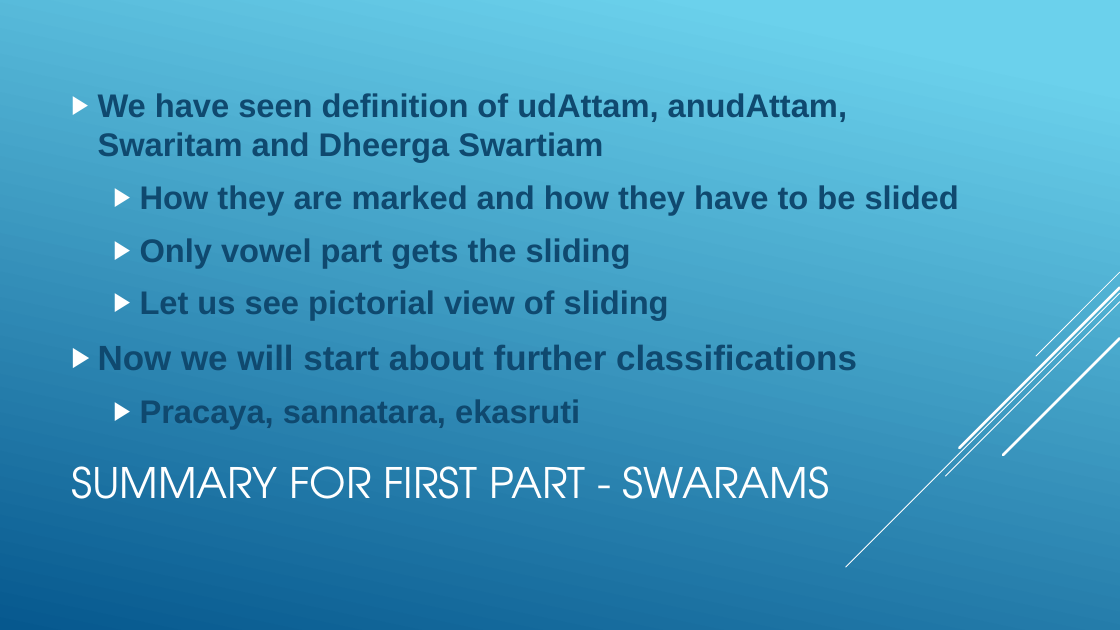
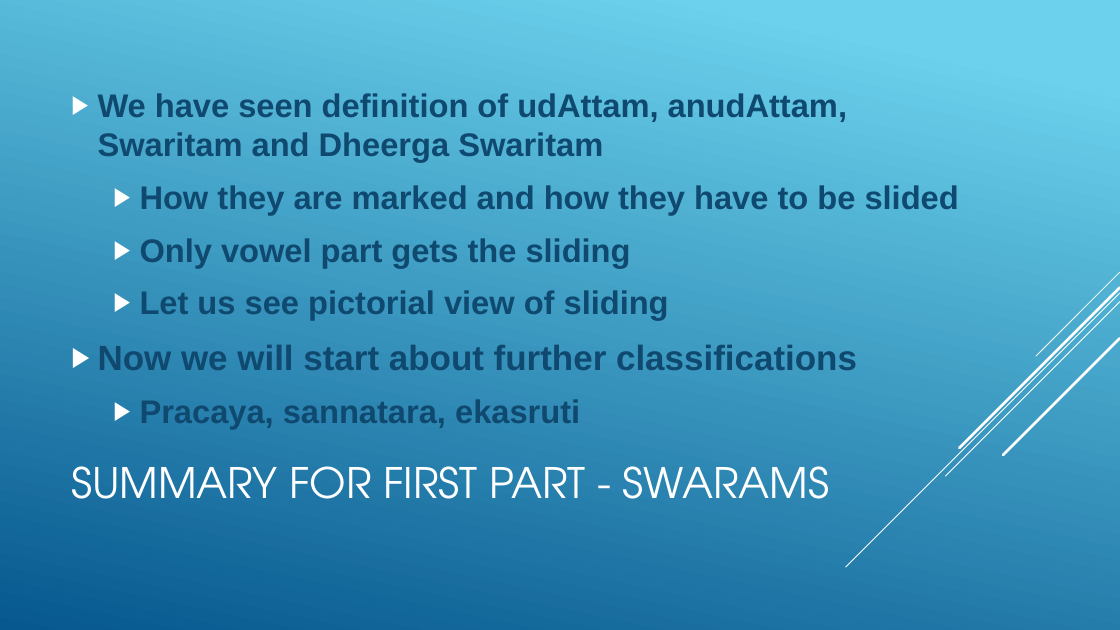
Before and after one commit to KYVeda/texts, a slide deck: slide 66 of Veda Lectures/Veda Basics.pptx. Drawn at 1120x630 pixels with LibreOffice and Linux fonts; fonts in the diff are those of the drawing. Boxes give left, top, right and bottom in pixels: in the first picture for what was removed or moved away, otherwise in the second. Text is boxed around its words. In the diff, an @@ line names an element or a change of style, - is before the commit and + after.

```diff
--- a/Veda Lectures/Veda Basics.pptx
+++ b/Veda Lectures/Veda Basics.pptx
@@ text at box(98, 93, 847, 162): text changed @@
-▶ We have seen definition of udAttam, anudAttam, Swaritam and Dheerga Swartiam
+▶ We have seen definition of udAttam, anudAttam, Swaritam and Dheerga Swaritam
```
Also in this commit, not shown: 6 other files.
